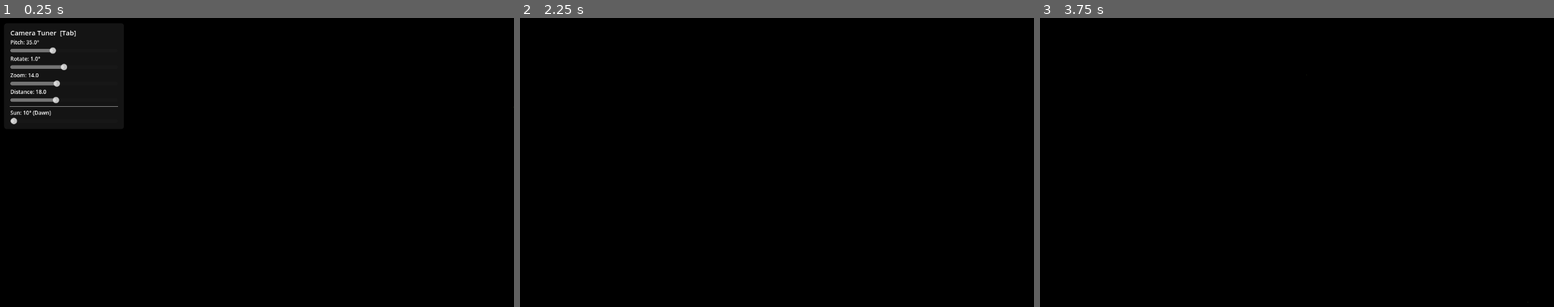
Above: before the commit, frames 1-3 (left to right).
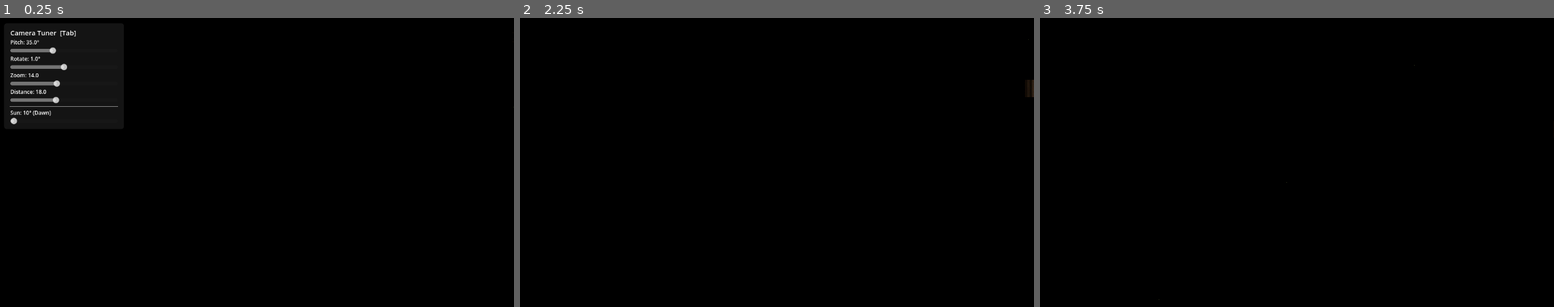
Above: after the commit, the same moments.

Repository: ninthfreak/ActionAdventureVoxel
Game: Godot game, scene res://scenes/main.tscn
Two runs of this game, one before a commit and one after it. Both use one fixed random seed, a clock stepped at 60 frames per second and the inputs below.
Inputs:
- Up to frame 1 (0.25 s): no input
- Up to frame 2 (2.25 s): tap Enter at 0.5, 2 s; hold D (move_right) 0.53-1.28 s; hold Tab (toggle_tuner) 0.53-1.28 s; tap Space at 1.25 s; hold S (move_down) 1.28-2.03 s; tap Tab (toggle_tuner) at 1.35 s; hold D (move_right) from 2.03 s (still down); hold Tab (toggle_tuner) from 2.03 s (still down)
- Up to frame 3 (3.75 s): tap Space at 2.75 s; release D (move_right) at 2.78 s; release Tab (toggle_tuner) at 2.78 s; hold W (move_up) 2.78-3.53 s; tap Tab (toggle_tuner) at 2.85 s; tap Enter at 3.5 s; hold A (move_left) from 3.53 s (still down); hold Tab (toggle_tuner) from 3.53 s (still down)

The runs differ from the first frame. In frame 2, less than 0.1% of the frame differs, in the area x 98-100%, y 7-28%; in frame 3, less than 0.1%.

Commit message:
Add trees, poles, and roofed buildings with structures overlay
Map builder now supports a second struct_layout layer for vertical
structures. New block types: tree_generic_large (T), tree_birch_small (t),
metal_pole_large (P), metal_pole_small (p), leaves (L),
shingles_slate (R). Structures stack vertically per STACK_HEIGHT config.
Trees auto-place grass underneath, poles place concrete walkway.

Scene: scattered trees across grass areas, small poles at the parking
lot, large poles flanking the lot entrance, slate shingle roof spanning
the brick building, birch trees near the beach.

Co-Authored-By: Claude Opus 4.6 <noreply@anthropic.com>
Claude-Session: https://claude.ai/code/session_0168A7UbHfBLMdtnJfLHTF79

Diff:
--- a/scenes/main.tscn
+++ b/scenes/main.tscn
@@ -97,6 +97,57 @@
 GDDGGGGGGGGGGGGGGGGGGGGGGGGGGGGGGGSSSSSSWWWWWWWWWWWW
 GDDGGGGGGGGGGGGGGGGGGGGGGGGGGGGGGSSSSWWWWWWWWWWWWWWW
 GDDGGGGGGGGGGGGGGGGGGGGGGGGGGGGGSSWWWWWWWWWWWWWWWWWW"
+struct_layout = "....................................................
+....................................................
+..........T.......T.................................
+....................................................
+...T........................................T.......
+....................................................
+..........T.......................RRRRRRRRRR.........
+..........................BBRRRRRRRRRRRRRRRBB........
+..........................B.................B........
+..........................B.................B........
+.........................BB.................BB.......
+.........................B...................B.......
+.........................B...................B.......
+.........................BBBBBB.BBBBBB..............
+......T...............................T.............
+..............................p.....................
+.......T....................p...p....................
+...................T..............................T.
+..................................................T
+.........T..............T...........................
+.....................................T...............
+....................................................
+...............T...........................T........
+........................................T...........
+...........T........................................
+....T.......................T........................
+......p...p.........................................
+......p...p.........T...............................
+......p...p.........................................
+....................................................
+..........T.........................................
+....T...............................................
+..............T..........................t..........
+....................................................
+.......T............................................
+...........T.............................t..........
+....................................................
+..T.............T...................................
+....................................................
+..........T.........................................
+................T...................................
+.....T..............................................
+....................................................
+...........T.................t......................
+....................................................
+..T.................................................
+....................................................
+....................................................
+....................................................
+....................................................
+...................................................."
 center_map = true
 
 [node name="Sun" type="DirectionalLight3D" parent="."]
--- a/scripts/map_builder.gd
+++ b/scripts/map_builder.gd
@@ -1,6 +1,7 @@
 extends Node3D
 ## Builds a block map at runtime from a text layout.
 ## Each character maps to a voxel block type loaded from res://blocks/.
+## Supports a ground layer and a structures layer for multi-height builds.
 
 const BLOCK_KEY := {
 	"G": "grass",
@@ -12,11 +13,39 @@
 	"K": "concrete_walkway",
 	"B": "bricks",
 	"C": "cement_blocks",
+	"L": "leaves",
+	"R": "shingles_slate",
+	"T": "tree_generic_large",
+	"t": "tree_birch_small",
+	"P": "metal_pole_large",
+	"p": "metal_pole_small",
 }
 
-const WALL_TILES := ["B"]
+const GROUND_UNDER := {
+	"T": "grass",
+	"t": "grass",
+	"P": "concrete_walkway",
+	"p": "concrete_walkway",
+	"L": "grass",
+}
+
+## How many blocks tall each structure character stacks
+const STACK_HEIGHT := {
+	"B": 2,
+	"C": 2,
+	"T": 1,
+	"t": 1,
+	"P": 3,
+	"p": 2,
+	"L": 1,
+	"R": 1,
+}
+
+## Characters that get collision (walls, poles)
+const COLLISION_TILES := ["B", "T", "t", "P", "p"]
 
 @export_multiline var map_layout: String
+@export_multiline var struct_layout: String
 @export var center_map: bool = true
 
 var _mesh_cache: Dictionary = {}
@@ -54,8 +83,41 @@
 			var pos := Vector3(col_idx, ground_y, row_idx) + offset
 			_add_block(block_name, pos)
 
-			if ch in WALL_TILES:
-				_add_wall(block_name, Vector3(col_idx, 0.0, row_idx) + offset)
+	if struct_layout.strip_edges().is_empty():
+		return
+
+	var srows := struct_layout.strip_edges().split("\n")
+	for row_idx in srows.size():
+		var row := srows[row_idx].strip_edges()
+		for col_idx in row.length():
+			var ch := row[col_idx]
+			if ch == " " or ch == ".":
+				continue
+			var block_name: String = BLOCK_KEY.get(ch, "")
+			if block_name.is_empty():
+				continue
+
+			if GROUND_UNDER.has(ch):
+				var ground_name: String = GROUND_UNDER[ch]
+				_add_block(ground_name, Vector3(col_idx, -1.0, row_idx) + offset)
+
+			var stack: int = STACK_HEIGHT.get(ch, 1)
+			var has_collision: bool = ch in COLLISION_TILES
+			for y in stack:
+				var pos := Vector3(col_idx, float(y), row_idx) + offset
+				if has_collision:
+					_add_wall(block_name, pos)
+				else:
+					_add_block(block_name, pos)
+
+			if ch == "R":
+				_place_roof_peak(block_name, col_idx, row_idx, row, srows, offset)
+
+func _place_roof_peak(block_name: String, col: int, row_idx: int, row: String, srows: PackedStringArray, offset: Vector3) -> void:
+	var left_r := col > 0 and col - 1 < row.length() and row[col - 1] == "R"
+	var right_r := col + 1 < row.length() and row[col + 1] == "R"
+	if left_r and right_r:
+		_add_block(block_name, Vector3(col, 1.0, row_idx) + offset)
 
 func _add_block(block_name: String, pos: Vector3) -> void:
 	var mesh := _get_mesh(block_name)
